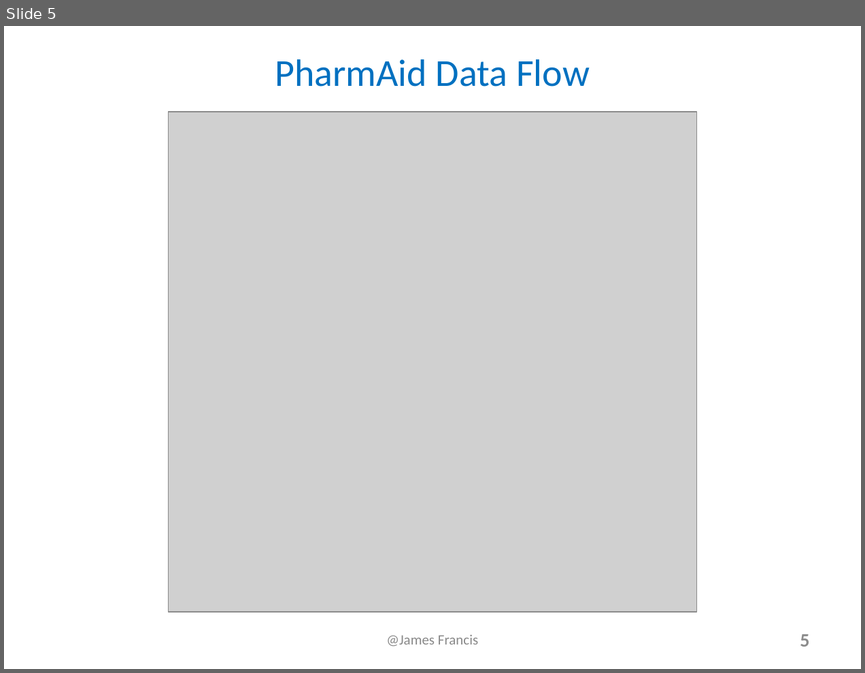
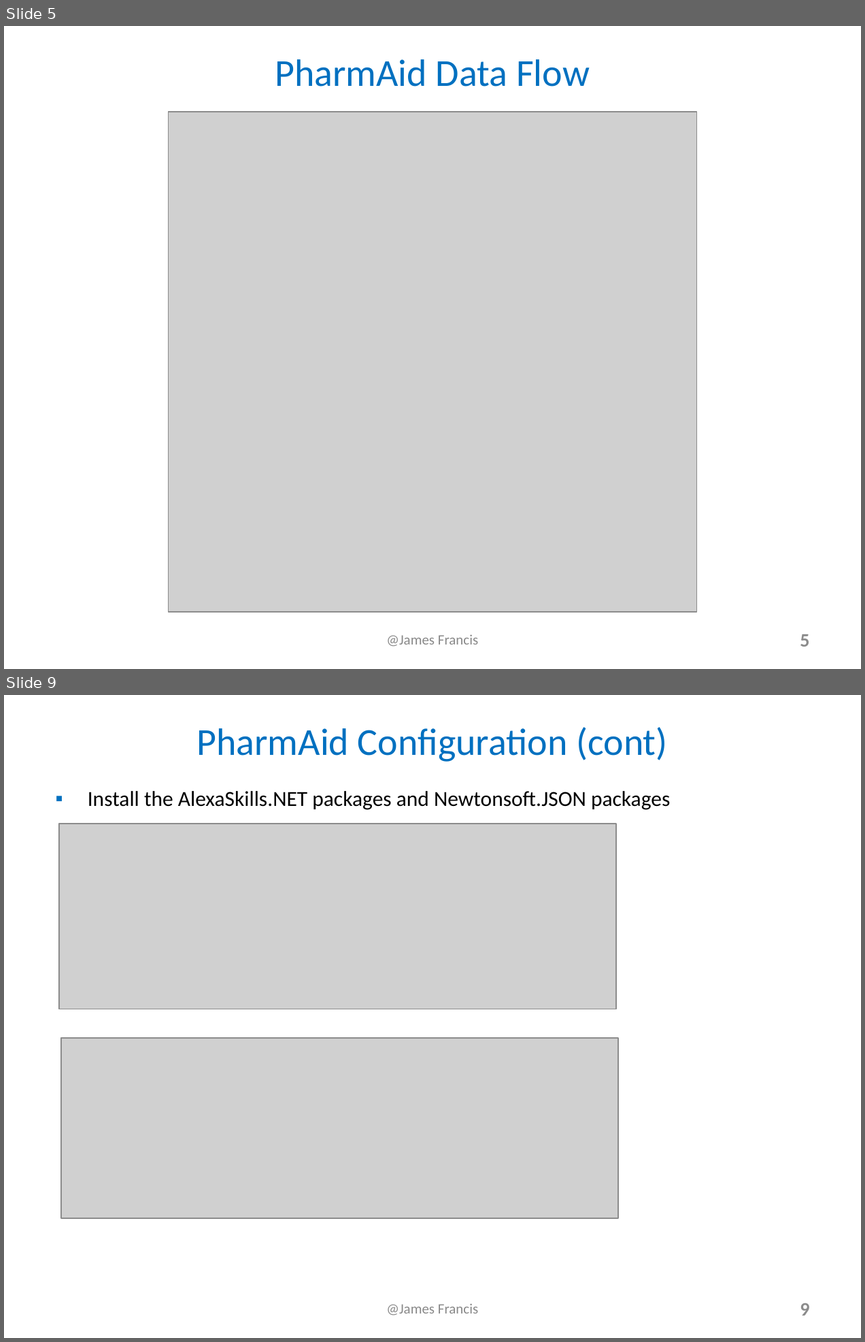
Before and after one commit to james-francis/DeepAzure-FinalProject, a slide deck: Alexa_JamesFrancis_Presentation.pptx. Shown one above the other, each under a label of ours: slide 5 before the commit, slides 5 and 9 after it; the slides between them are not shown. The pictures are 865x673 and 865x1342 pixels, drawn with LibreOffice and Linux fonts; fonts in the diff are those of the drawing; grey boxes stand for pictures. Boxes give left, top, right and bottom in pixels: in the first picture for what was removed or moved away, otherwise in the second. Text is boxed around its words. In the diff, an @@ line names an element or a change of style, - is before the commit and + after.

```diff
--- a/Alexa_JamesFrancis_Presentation.pptx
+++ b/Alexa_JamesFrancis_Presentation.pptx
@@ slide 9 added at <box>4,695,861,1338</box>, background #FFFFFF @@
@@ title added at <box>196,727,667,762</box>, 32 pt, text #0070C0 @@
+PharmAid Configuration (cont)
@@ text added at <box>88,791,670,810</box>, 18 pt, text #000000 @@
+▪ Install the AlexaSkills.NET packages and Newtonsoft.JSON packages
@@ picture added at <box>59,824,616,1008</box> @@
@@ picture added at <box>61,1038,618,1218</box> @@
@@ text added at <box>386,1303,478,1315</box>, 12 pt, text #898989 @@
+@James Francis
@@ page number added at <box>800,1303,809,1315</box>, 16 pt, text #8C8C8C, bold @@
+9
```
Also in this commit, not shown: 3 slides changed, 13 other slides added, 1 other file.
